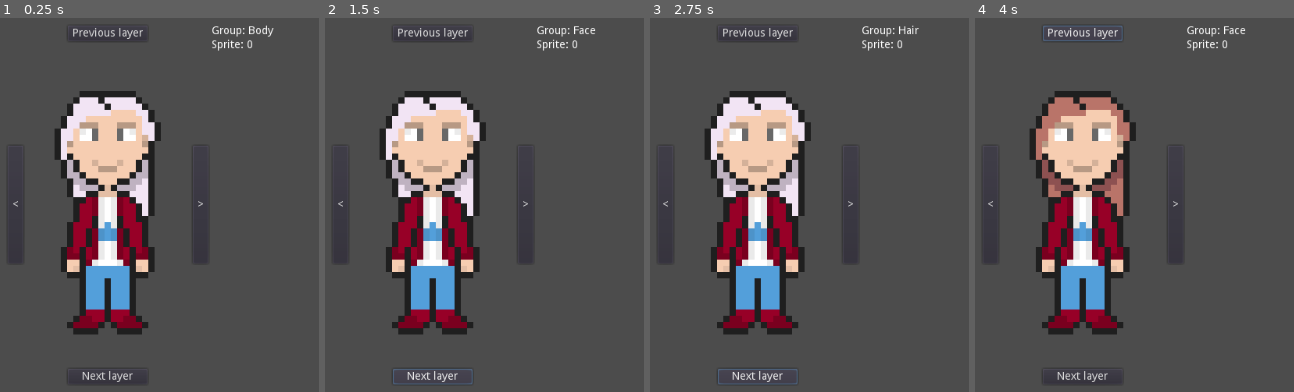
Above: before the commit, frames 1-4 (left to right).
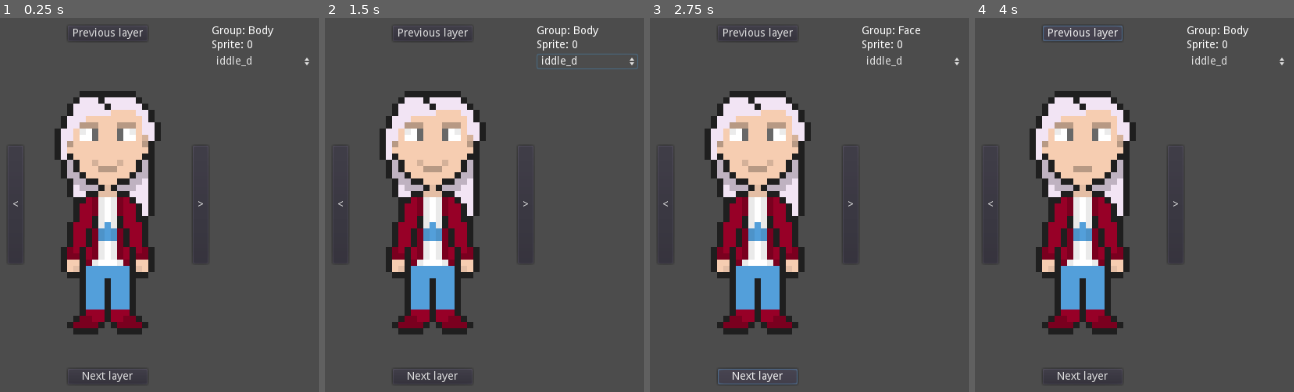
Above: after the commit, the same moments.

Repository: PKGaspi/godot-LayeredSprite
Game: Godot game, scene res://Game.tscn
The game is run twice, just before and just after one commit, with the same random seed, the same clock (stepped at 60 frames per second) and the same inputs.
Inputs (mouse positions are in pixels of both pictures, inside the frame that each line leads up to):
- Up to frame 1 (0.25 s): no input
- Up to frame 2 (1.5 s): click (586, 62) at 0.5 s, where only the run after the commit has a clickable "iddle_d"; click "Next layer" at 1.25 s
- Up to frame 3 (2.75 s): click "Next layer" at 2 s
- Up to frame 4 (4 s): click "<" at 2.75 s; click "Previous layer" at 3.5 s

The runs differ from the first frame. In frame 1, 0.1% of the frame differs, in the area x 68-97%, y 10-13%; in frame 2, 0.6%; in frame 3, 0.2%; in frame 4, 2.9%, in the area x 19-97%, y 1-53%.

Commit message:
Added animation selector

Diff:
--- a/Game.gd
+++ b/Game.gd
@@ -4,8 +4,15 @@
 onready var closet := $LayeredSpriteCloset
 onready var group_label := $MarginContainer/HBoxContainer/Values/Group/GroupValue
 onready var sprite_label := $MarginContainer/HBoxContainer/Values/Sprite/SpriteValue
+onready var animations_option := $MarginContainer/HBoxContainer/Values/Animations
 
 
+func _ready() -> void:
+	var animations = layered_sprite.get_node("Body").frames.get_animation_names()
+	var i = 0
+	for animation in animations:
+		animations_option.add_item(animation, i)
+		i += 1
 
 
 func _input(event: InputEvent) -> void:
@@ -20,3 +27,7 @@
 
 func exit_game(exit_code: int = 0) -> void:
 	get_tree().quit(exit_code)
+
+
+func _on_Animations_item_selected(index: int) -> void:
+	layered_sprite.set_animation(animations_option.get_item_text(index))
--- a/Game.tscn
+++ b/Game.tscn
@@ -217,6 +217,13 @@
 "_edit_use_anchors_": false
 }
 
+[node name="Animations" type="OptionButton" parent="MarginContainer/HBoxContainer/Values"]
+margin_top = 36.0
+margin_right = 130.0
+margin_bottom = 56.0
+text = "Animation"
+flat = true
+
 [node name="LayeredSpriteCloset" type="Node" parent="."]
 script = ExtResource( 12 )
 _layered_sprite_path = NodePath("../LayeredSprite")
@@ -225,3 +232,4 @@
 [connection signal="button_up" from="MarginContainer/HBoxContainer/CenterRow/UpButton" to="LayeredSpriteCloset" method="previous_group"]
 [connection signal="button_up" from="MarginContainer/HBoxContainer/CenterRow/DownButton" to="LayeredSpriteCloset" method="next_group"]
 [connection signal="button_up" from="MarginContainer/HBoxContainer/Right/RightButton" to="LayeredSpriteCloset" method="next_sprite"]
+[connection signal="item_selected" from="MarginContainer/HBoxContainer/Values/Animations" to="." method="_on_Animations_item_selected"]
